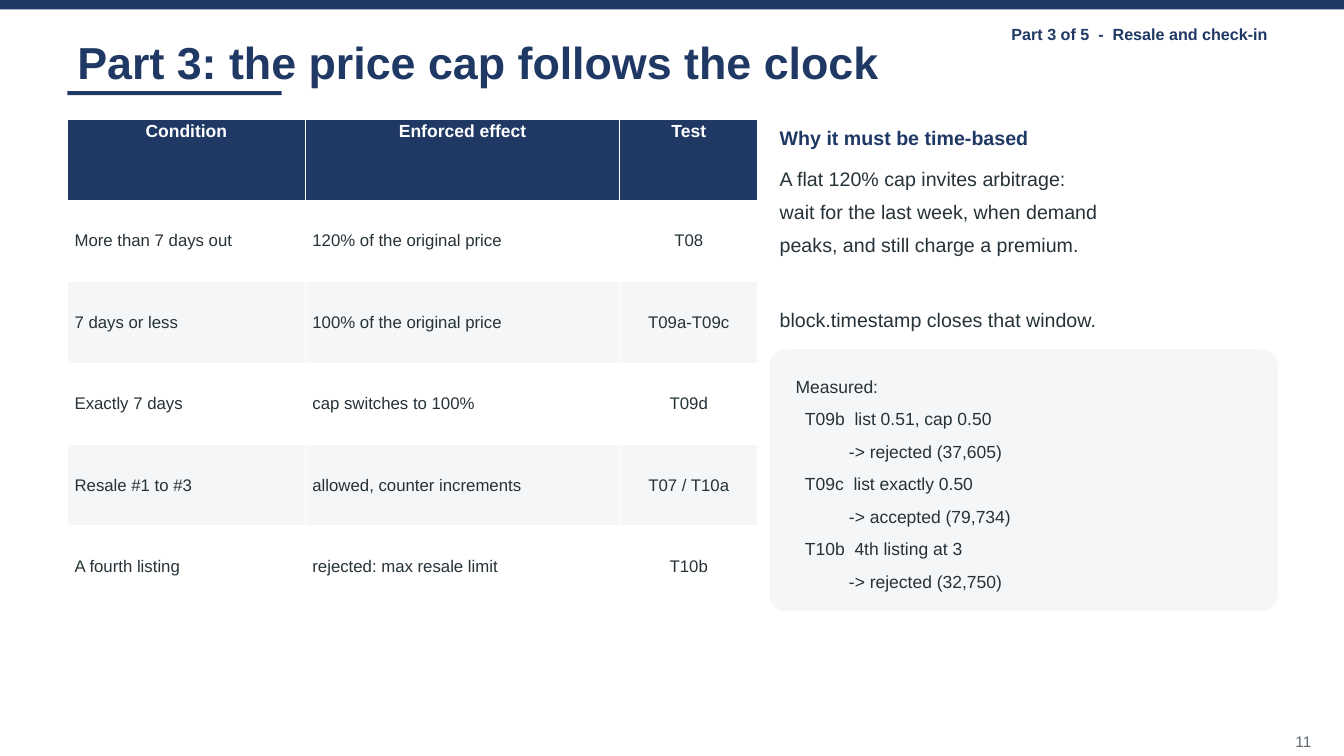
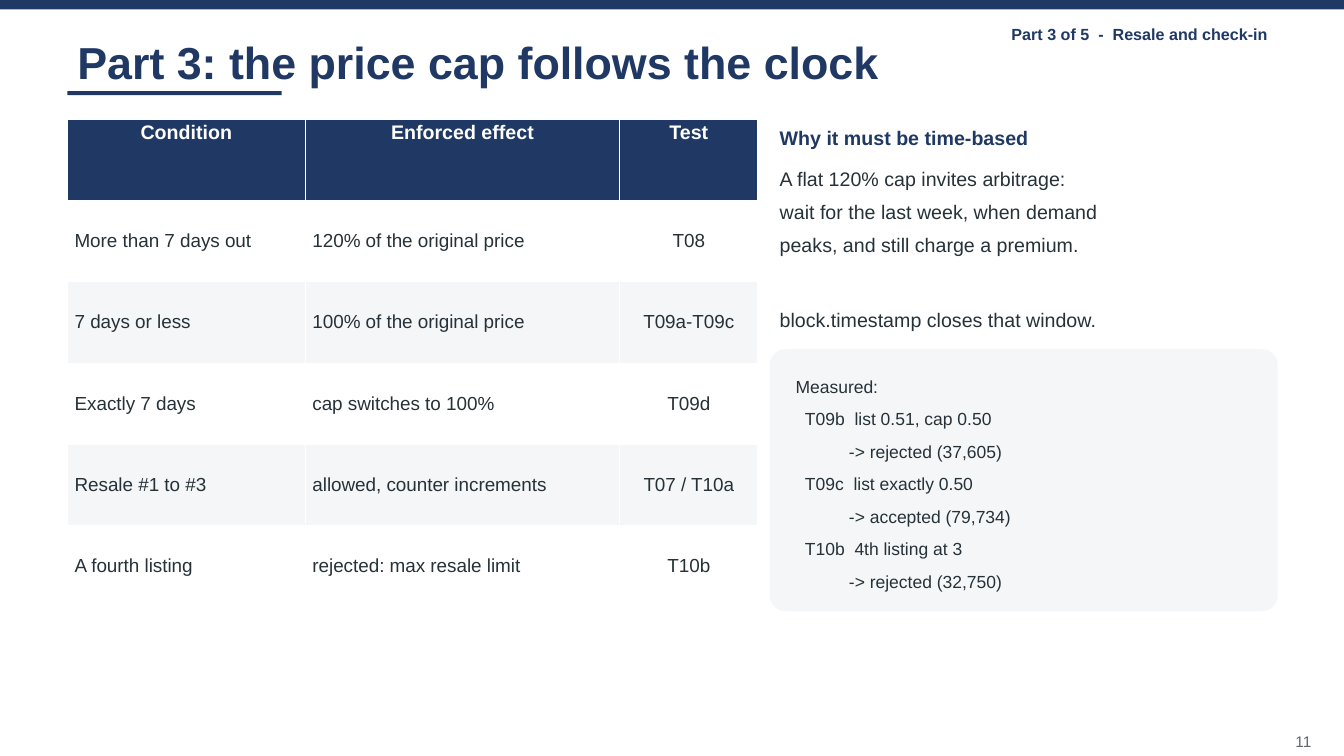
Before and after one commit to wangzai-dao/FTEC5520_AntiScalping, a slide deck: slide 11 of presentation/final_presentation.pptx. Drawn at 1344x756 pixels with LibreOffice and Linux fonts; fonts in the diff are those of the drawing. Boxes give left, top, right and bottom in pixels: in the first picture for what was removed or moved away, otherwise in the second. Text is boxed around its words. In the diff, an @@ line names an element or a change of style, - is before the commit and + after.

```diff
--- a/presentation/final_presentation.pptx
+++ b/presentation/final_presentation.pptx
@@ table at [68,119,758,607] @@
@@ size 12.5 to 14 pt in "Condition", "Enforced effect", "Test" @@
@@ size 12 to 13.5 pt in "More than 7 days out", "120% of the original price", "T08", "7 days or less" and 11 more places @@
```
Also in this commit, not shown: 6 other slides changed, 1 other file.
